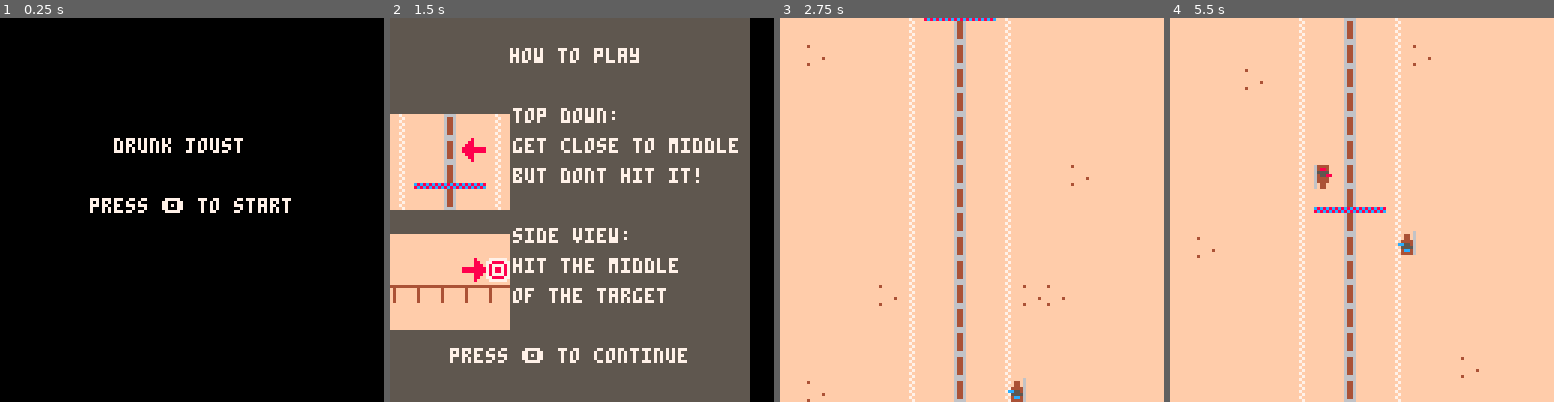
Above: before the commit, frames 1-4 (left to right).
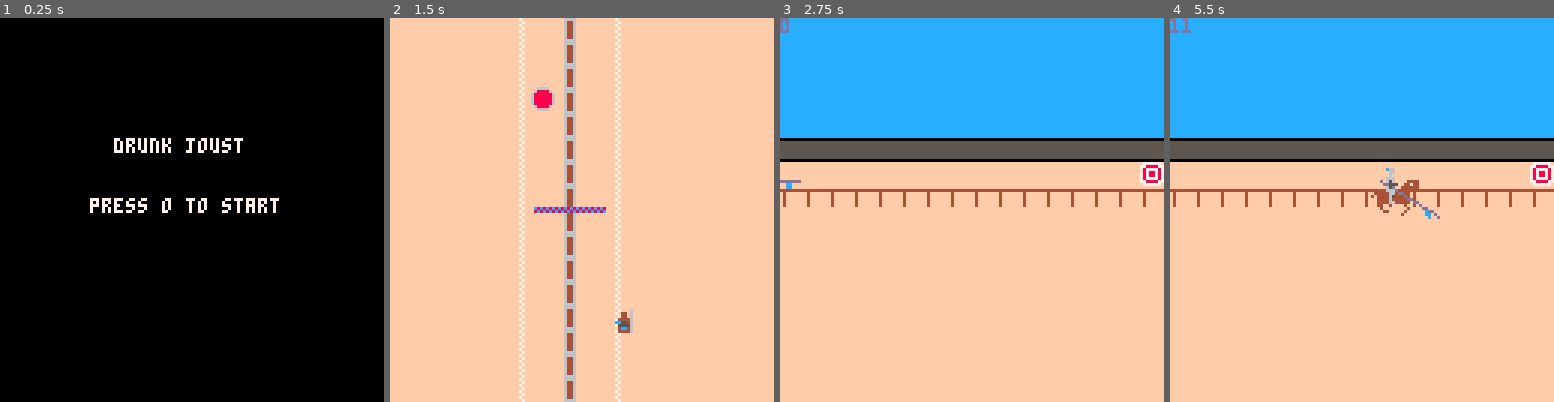
Above: after the commit, the same moments.

Repository: alstonStone/pico8_joust
Game: PICO-8 cartridge joust.p8
The game is run twice, just before and just after one commit, with the same random seed, the same clock (stepped at 60 frames per second) and the same inputs.
Inputs:
- Up to frame 1 (0.25 s): no input
- Up to frame 2 (1.5 s): tap X (X key) at 0.33, 1.07 s; tap O (Z key) at 0.7 s
- Up to frame 3 (2.75 s): tap O (Z key) at 1.7, 2.1, 2.5 s; tap X (X key) at 1.85 s
- Up to frame 4 (5.5 s): tap O (Z key) every 0.4 s from 2.9 to 5.3 s; tap X (X key) at 2.97, 4.08, 5.2 s

The runs differ from the first frame. In frame 1, 0.6% of the frame differs, in the area x 42-76%, y 46-51%; in frame 2, 87%, in the area x 0-100%, y 0-100%; in frame 3, 42%; in frame 4, 43%.

Commit message:
Made game best of 3 and a replayable loop.
games are now scored by round. scoreboard screen now has a text and a colored circle to display who won the round. Game is in the state that I envision it but it needs some cleaning up.

Diff:
--- a/joust.p8
+++ b/joust.p8
@@ -18,10 +18,6 @@
 		update_sb()
 	elseif state=="title" then
 		update_ts()
-	elseif state=="wait" then
-		update_wt()
-	elseif state=="rules" then
-		update_rules()
 	end
 end
 
@@ -35,8 +31,6 @@
 		draw_sb()
 	elseif state=="title" then
 		draw_ts()
-	elseif state=="rules" then
-		draw_rules()
 	end
 end
 
@@ -48,74 +42,39 @@
 --top down manager--
 
 function init_td()
-	sfx(-1,1)
-	sfx(0,1)
 	p1_total_score=0
 	p2_total_score=0
 	p1_td_score=0
 	p2_td_score=0
 	init_player_1_td()
-	p2_exists=false
-	camera_y=16
-	wait=.5*60
-	scored=false
+	init_player_2_td()
 end
 
 
 function update_td()
+	update_player_1_td()
+	update_player_2_td()
 	if p1y==60 then
-		if scored!=true then
-			sfx(-1,1)
-			score_steering()
-			scored=true
-		end
-		if wait>0 then
-			wait-=1
-		else
-
-			init_sv()
-			state="side view"
-		end
-	else
-		update_player_1_td()
-		if camera_y>0 then
-			camera_y-=.25
-			p1y+=1
-		else
-			if p2_exists==false then
-					init_player_2_td()
-					p2_exists=true
-				end
-		end
-		if p2_exists==true then
-			update_player_2_td()
-		end
+		score_steering()
+		init_sv()
+		state="side view"
 	end
 end
 
 
 function draw_td()
 	cls()
-	map(1,camera_y)
+	map(1)
 	draw_player_1_td()
-	if p2_exists==true then
-		draw_player_2_td()
-	end
-	if scored==true then
-		print(p2_total_score,30,50,0)
-		print(p1_total_score,80,50,0)
-	end
+	draw_player_2_td()
 end
 
 function score_steering()
 		p1_td_score=73-p1x
 		p2_td_score=p2x-40
 		add_scores_to_total(p1_td_score,p2_td_score)
-end
-
-function draw_rules()
-	map(1,camera_y)
-	print("get close to the middle with out hitting the rail",20,63,0)
+		print("p1: "..p1_total_score)
+		print("p2: "..p2_total_score)
 end
 -->8
 --player 1 top down--
@@ -129,7 +88,6 @@
 	sway=.5
 	bump=0
 	bump_str=4
-	wait_time=1
 end
 
 
@@ -167,12 +125,11 @@
 --73 to 60 is scoreing pixel range of p1
 -- so that range is used to pick p2
 function init_player_2_td()
-
+	p2x=32
+	p2y=0
 	speed=1
 	score=flr(rnd(6))+6
 	move_to=score+40
-	p2x=move_to
-	p2y=0
 end
 
 
@@ -185,16 +142,15 @@
 
 
 function draw_player_2_td()
-	spr(24,p2x,p2y)
+	spr(7,p2x,p2y)
 end
 -->8
 --side view manager--
 
 function init_sv()
-	sfx(-1,1)
-	sfx(0,1)
 	p1_sv_score=0
 	p2_sv_score=0
+
 	init_p1_sv()
 end
 
@@ -227,7 +183,7 @@
 -->8
 --player 1 side view--
 function init_p1_sv()
-	p1x=-32
+	p1x=-16
 	p1y=50
 	speed=1
 	lv=0--lance value, angle tilt--
@@ -270,6 +226,7 @@
 function draw_p1_sv()
 	spr(frame,p1x,p1y,2,2)
 	d_lance()
+	print(lv)
 end
 
 
@@ -331,7 +288,6 @@
 
 --sb=scoreboard--
 function init_sb()
-	sfx(-1,1)
 	p1ts=p1_total_score
 	p2ts=p2_total_score
 	winner=" test "
@@ -355,6 +311,7 @@
 
 function draw_sb()
 	cls()
+	map(19,19)
 	print(text_out_1,30,40,7)
 	print(winner.." wins!",50,60,7)
 	print("press o to restart",30,80,7)
@@ -369,82 +326,18 @@
 
 function update_ts()
 	if btnp(🅾️) then
-		state="rules"
+		state="top down"
+		init_td()
 	end
 end
 
 
 function draw_ts()
 	cls()
+	map(19,19)
 	print("drunk joust",38,40,7)
-	print("press 🅾️ to start",30,60,7)
-end
--->8
---rules--
-
-function update_rules()
-	if btnp(🅾️) then
-		state="top down"
-		init_td()
-	end
-end
-
-function draw_rules()
-	cls()
-	map(18,18)
-	print_rules()
-end
-
-function print_rules()
-	print("how to play",40,10,7)
-
-	print("top down:",41,30,7)
-	print("get close to middle",41,40,7)
-	print("but dont hit it!",41,50,7)
-
-	print("side view:",41,70,7)
-	print("hit the middle",41,80,7)
-	print("of the target",41,90,7)
-
-	print("press 🅾️ to continue",20,110,7)
-end
-…(37 lines of a section not shown)…
+	print("press o to start",30,60,7)
+end
 
 
 
@@ -480,36 +373,21 @@
 
 __map__
 3030303030303230313032303030303030002020202020202020202020202020202000000000000000000000000000000000000000000000000000000000000000000000000000000000000000000000000000000000000000000000000000000000000000000000000000000000000000000000000000000000000000000000
-3030303030303230313032233030303030002020202020202020202020202020202000000000000000000000000000000000000000000000000000000000000000000000000000000000000000000000000000000000000000000000000000000000000000000000000000000000000000000000000000000000000000000000
-3030303023303230313032303030303030002020202020202020202020202020202000000000000000000000000000000000000000000000000000000000000000000000000000000000000000000000000000000000000000000000000000000000000000000000000000000000000000000000000000000000000000000000
+3030303030303230313032303030303030002020202020202020202020202020202000000000000000000000000000000000000000000000000000000000000000000000000000000000000000000000000000000000000000000000000000000000000000000000000000000000000000000000000000000000000000000000
+3030303030303230313032303030303030002020202020202020202020202020202000000000000000000000000000000000000000000000000000000000000000000000000000000000000000000000000000000000000000000000000000000000000000000000000000000000000000000000000000000000000000000000
 3030303030303230313032303030303030002020202020202020202020202020202000000000000000000000000000000000000000000000000000000000000000000000000000000000000000000000000000000000000000000000000000000000000000000000000000000000000000000000000000000000000000000000
 3030303030303230313032303030303030002020202020202020202020202020202000000000000000000000000000000000000000000000000000000000000000000000000000000000000000000000000000000000000000000000000000000000000000000000000000000000000000000000000000000000000000000000
 3030303030303230313032303030303030001717171717171717171717171717171700000000000000000000000000000000000000000000000000000000000000000000000000000000000000000000000000000000000000000000000000000000000000000000000000000000000000000000000000000000000000000000
 3030303030303230313032303030303030003030303030303030303030303030302200000000000000000000000000000000000000000000000000000000000000000000000000000000000000000000000000000000000000000000000000000000000000000000000000000000000000000000000000000000000000000000
 3030303030303236343632303030303030003838383838383838383838383838383800000000000000000000000000000000000000000000000000000000000000000000000000000000000000000000000000000000000000000000000000000000000000000000000000000000000000000000000000000000000000000000
 3030303030303235333532303030303030003030303030303030303030303030303000000000000000000000000000000000000000000000000000000000000000000000000000000000000000000000000000000000000000000000000000000000000000000000000000000000000000000000000000000000000000000000
-3030233030303230313032303030303030003030303030303030303030303030303000000000000000000000000000000000000000000000000000000000000000000000000000000000000000000000000000000000000000000000000000000000000000000000000000000000000000000000000000000000000000000000
-3030303030303230313032303030303030003030303030303030303030303030303000000000000000000000000000000000000000000000000000000000000000000000000000000000000000000000000000000000000000000000000000000000000000000000000000000000000000000000000000000000000000000000
-3030303030303230313032303030303030003030303030303030303030303030303000000000000000000000000000000000000000000000000000000000000000000000000000000000000000000000000000000000000000000000000000000000000000000000000000000000000000000000000000000000000000000000
-3030303030303230313032303030303030003030303030303030303030303030303000000000000000000000000000000000000000000000000000000000000000000000000000000000000000000000000000000000000000000000000000000000000000000000000000000000000000000000000000000000000000000000
-3030303030303230313032303030303030003030303030303030303030303030303000000000000000000000000000000000000000000000000000000000000000000000000000000000000000000000000000000000000000000000000000000000000000000000000000000000000000000000000000000000000000000000
-3030303030303230313032303023303030003030303030303030303030303030303000000000000000000000000000000000000000000000000000000000000000000000000000000000000000000000000000000000000000000000000000000000000000000000000000000000000000000000000000000000000000000000
-3030303030303230313032303030303030003030303030303030303030303030303000000000000000000000000000000000000000000000000000000000000000000000000000000000000000000000000000000000000000000000000000000000000000000000000000000000000000000000000000000000000000000000
-3030303030303230313032303030303030003030303030303030303030303030303000000000000000000000000000000000000000000000000000000000000000000000000000000000000000000000000000000000000000000000000000000000000000000000000000000000000000000000000000000000000000000000
-3030303030303230313032303030303030000000000000000000000000000000000000000000000000000000000000000000000000000000000000000000000000000000000000000000000000000000000000000000000000000000000000000000000000000000000000000000000000000000000000000000000000000000
-3030303030303230313032303030303030002727272727272727272727272727270000000000000000000000000000000000000000000000000000000000000000000000000000000000000000000000000000000000000000000000000000000000000000000000000000000000000000000000000000000000000000000000
-3030303030233230313032232330303030002727272727272727272727272727270000000000000000000000000000000000000000000000000000000000000000000000000000000000000000000000000000000000000000000000000000000000000000000000000000000000000000000000000000000000000000000000
-3030303030303230313032303030303030002727272727272727272727272727270000000000000000000000000000000000000000000000000000000000000000000000000000000000000000000000000000000000000000000000000000000000000000000000000000000000000000000000000000000000000000000000
-3030303030303230313032303030303030002727272727272727272727272727270000000000000000000000000000000000000000000000000000000000000000000000000000000000000000000000000000000000000000000000000000000000000000000000000000000000000000000000000000000000000000000000
-3030303030303230313032303030303030003230313032272727272727272727270000000000000000000000000000000000000000000000000000000000000000000000000000000000000000000000000000000000000000000000000000000000000000000000000000000000000000000000000000000000000000000000
-3030233030303230313032303030303030003230312432272727272727272727270000000000000000000000000000000000000000000000000000000000000000000000000000000000000000000000000000000000000000000000000000000000000000000000000000000000000000000000000000000000000000000000
-3030303030303230313032303030303030003236343632272727272727272727270000000000000000000000000000000000000000000000000000000000000000000000000000000000000000000000000000000000000000000000000000000000000000000000000000000000000000000000000000000000000000000000
-3030303030303230313032303030303030003235333532272727272727272727270000000000000000000000000000000000000000000000000000000000000000000000000000000000000000000000000000000000000000000000000000000000000000000000000000000000000000000000000000000000000000000000
-3030303030303230313032303030303030002727272727272727272727272727270000000000000000000000000000000000000000000000000000000000000000000000000000000000000000000000000000000000000000000000000000000000000000000000000000000000000000000000000000000000000000000000
-3030303030303230312332303030303030003030303030272727272727272727270000000000000000000000000000000000000000000000000000000000000000000000000000000000000000000000000000000000000000000000000000000000000000000000000000000000000000000000000000000000000000000000
-3030303030303230313032303030303030003030302522272727272727272727270000000000000000000000000000000000000000000000000000000000000000000000000000000000000000000000000000000000000000000000000000000000000000000000000000000000000000000000000000000000000000000000
-3030303030303230313032303030303030003838383838272727272727272727270000000000000000000000000000000000000000000000000000000000000000000000000000000000000000000000000000000000000000000000000000000000000000000000000000000000000000000000000000000000000000000000
-3030303030303230313032233030303030003030303030272727272727272727270000000000000000000000000000000000000000000000000000000000000000000000000000000000000000000000000000000000000000000000000000000000000000000000000000000000000000000000000000000000000000000000
-3030303030303230313032303030303030002727272727272727272727272727270000000000000000000000000000000000000000000000000000000000000000000000000000000000000000000000000000000000000000000000000000000000000000000000000000000000000000000000000000000000000000000000
-
-
+3030303030303230313032303030303030003030303030303030303030303030303000000000000000000000000000000000000000000000000000000000000000000000000000000000000000000000000000000000000000000000000000000000000000000000000000000000000000000000000000000000000000000000
+3030303030303230313032303030303030003030303030303030303030303030303000000000000000000000000000000000000000000000000000000000000000000000000000000000000000000000000000000000000000000000000000000000000000000000000000000000000000000000000000000000000000000000
+3030303030303230313032303030303030003030303030303030303030303030303000000000000000000000000000000000000000000000000000000000000000000000000000000000000000000000000000000000000000000000000000000000000000000000000000000000000000000000000000000000000000000000
+3030303030303230313032303030303030003030303030303030303030303030303000000000000000000000000000000000000000000000000000000000000000000000000000000000000000000000000000000000000000000000000000000000000000000000000000000000000000000000000000000000000000000000
+3030303030303230313032303030303030003030303030303030303030303030303000000000000000000000000000000000000000000000000000000000000000000000000000000000000000000000000000000000000000000000000000000000000000000000000000000000000000000000000000000000000000000000
+3030303030303230313032303030303030003030303030303030303030303030303000000000000000000000000000000000000000000000000000000000000000000000000000000000000000000000000000000000000000000000000000000000000000000000000000000000000000000000000000000000000000000000
+3030303030303230313032303030303030003030303030303030303030303030303000000000000000000000000000000000000000000000000000000000000000000000000000000000000000000000000000000000000000000000000000000000000000000000000000000000000000000000000000000000000000000000
+3030303030303230313032303030303030003030303030303030303030303030303000000000000000000000000000000000000000000000000000000000000000000000000000000000000000000000000000000000000000000000000000000000000000000000000000000000000000000000000000000000000000000000
+
+
Not shown, changed: 53 lines of the sprite sheet (__gfx__) section of joust.p8
Not shown, changed: the sound effects (__sfx__) section of joust.p8
